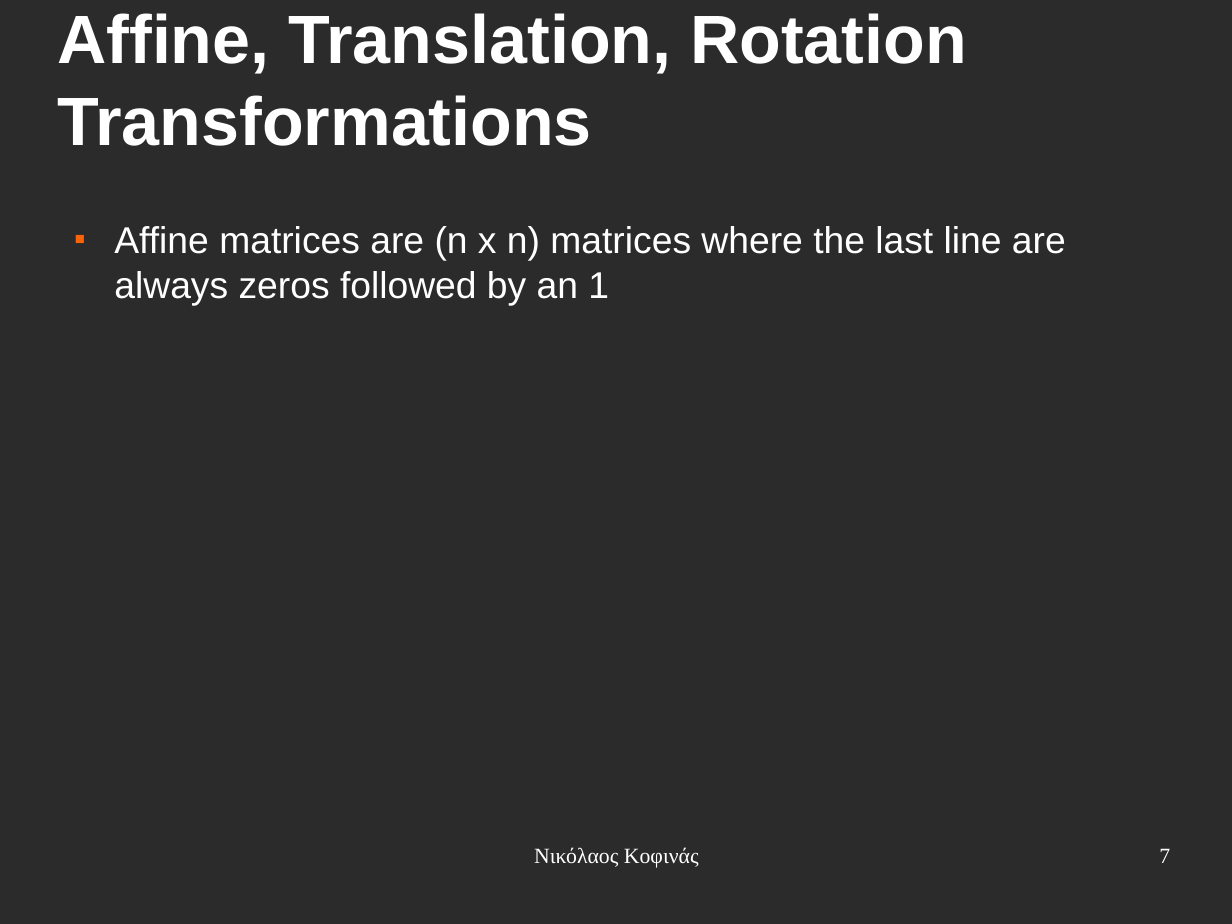
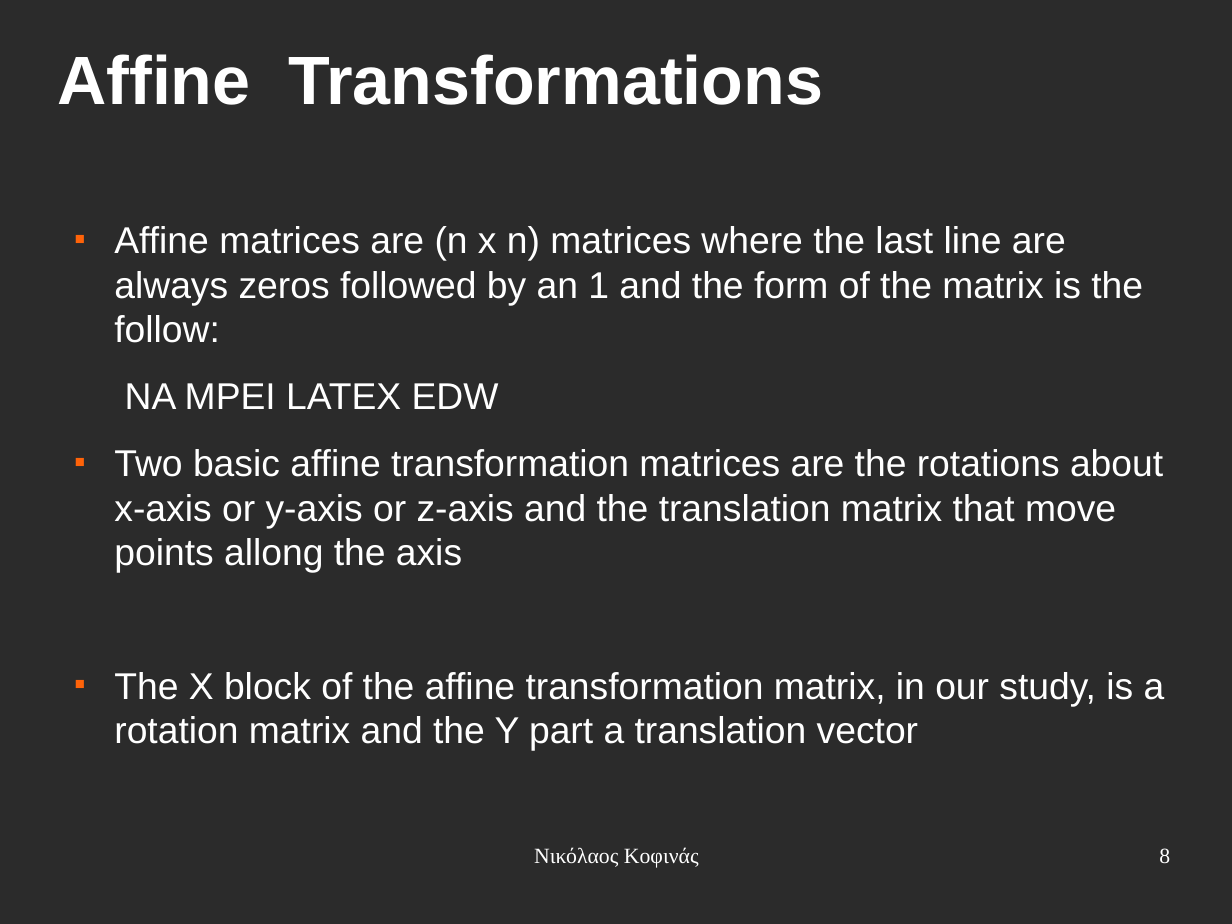
Before and after one commit to eldr4d/MyThesis, a slide deck: slide 8 of presentation.odp (slide 7 before the commit). Drawn at 1232x924 pixels with LibreOffice and Linux fonts; fonts in the diff are those of the drawing; background and template pictures are left out; a plain dark background stands for a picture behind light text. Boxes give left, top, right and bottom in pixels: in the first picture for what was removed or moved away, otherwise in the second. Text is boxed around its words. In the diff, an @@ line names an element or a change of style, - is before the commit and + after.

```diff
--- a/presentation.odp
+++ b/presentation.odp
@@ title at bbox=[57, 54, 823, 105]: text changed @@
-Affine, Translation, Rotation Transformations
+Affine Transformations
@@ text at bbox=[114, 226, 1165, 751]: text changed @@
-■ Affine matrices are (n x n) matrices where the last line are always zeros followed by an 1
+■ Affine matrices are (n x n) matrices where the last line are always zeros followed by an 1 and the form of the matrix is the follow:
+NA MPEI LATEX EDW
+■ Two basic affine transformation matrices are the rotations about x-axis or y-axis or z-axis and the translation matrix that move points allong the axis
+■ The X block of the affine transformation matrix, in our study, is a rotation matrix and the Y part a translation vector
@@ page number at bbox=[1159, 848, 1170, 864]: text changed @@
-7
+8
```
Also in this commit, not shown: 14 other slides changed, 4 slides added, 1 slide removed.
